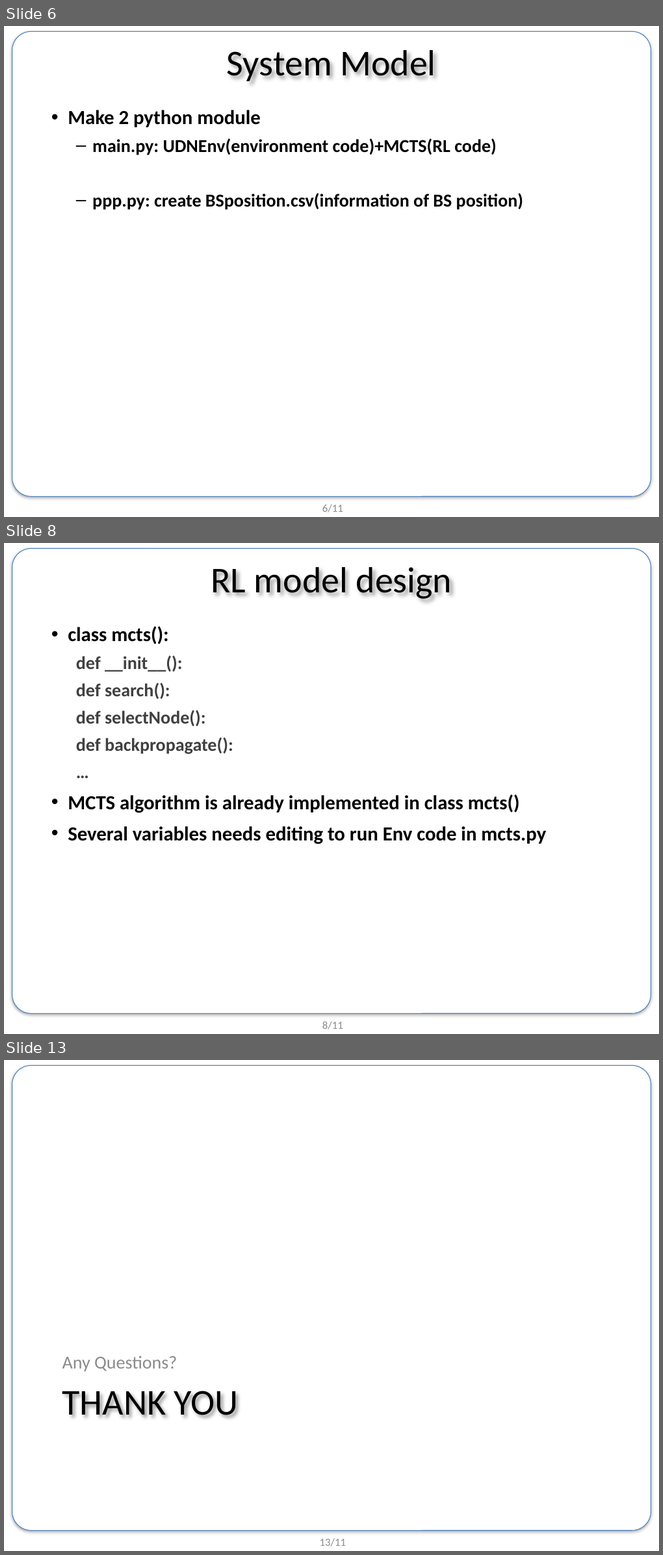
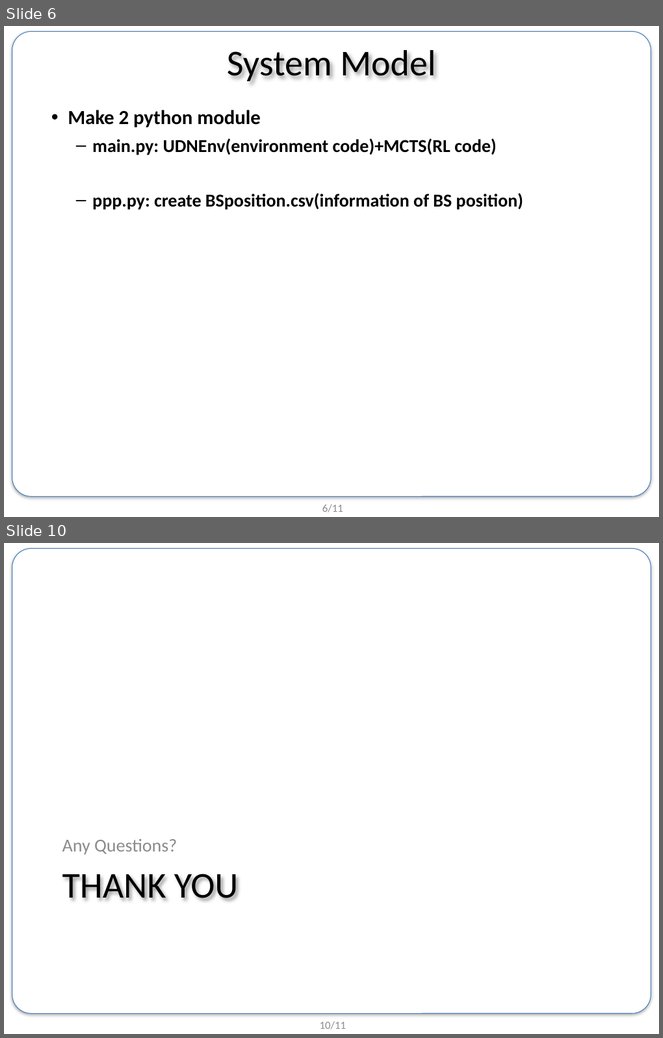
Before and after one commit to BongSangKim/UGRP, a slide deck: Survey meeting/0719 survey/190719 UGRP 발표자료.pptx. Shown one above the other, each under a label of ours: slides 6, 8 and 13 before the commit, slides 6 and 10 after it; the slides between them are not shown. The pictures are 663x1555 and 663x1038 pixels, drawn with LibreOffice and Linux fonts; fonts in the diff are those of the drawing; background and template pictures are left out. Boxes give left, top, right and bottom in pixels: in the first picture for what was removed or moved away, otherwise in the second. Text is boxed around its words. In the diff, an @@ line names an element or a change of style, - is before the commit and + after.

```diff
--- a/Survey meeting/0719 survey/190719 UGRP 발표자료.pptx
+++ b/Survey meeting/0719 survey/190719 UGRP 발표자료.pptx
@@ slide 8 removed at [4,543,659,1034], background #FFFFFF; not listed: 2 template elements that a slide beside it also shows @@
@@ title removed at [211,567,452,599] @@
-RL model design
@@ text removed at [68,626,546,845] @@
-• class mcts():
-  def __init__():
-  def search():
-  def selectNode():
-  def backpropagate():
-  …
-• MCTS algorithm is already implemented in class mcts()
-• Several variables needs editing to run Env code in mcts.py
@@ what was slide 13 is now slide 10 @@
@@ page number at [320,1021,346,1030]: text changed @@
-13/11
+10/11
```
Also in this commit, not shown: 3 slides changed, 2 slides added, 4 other slides removed, 2 other files.
